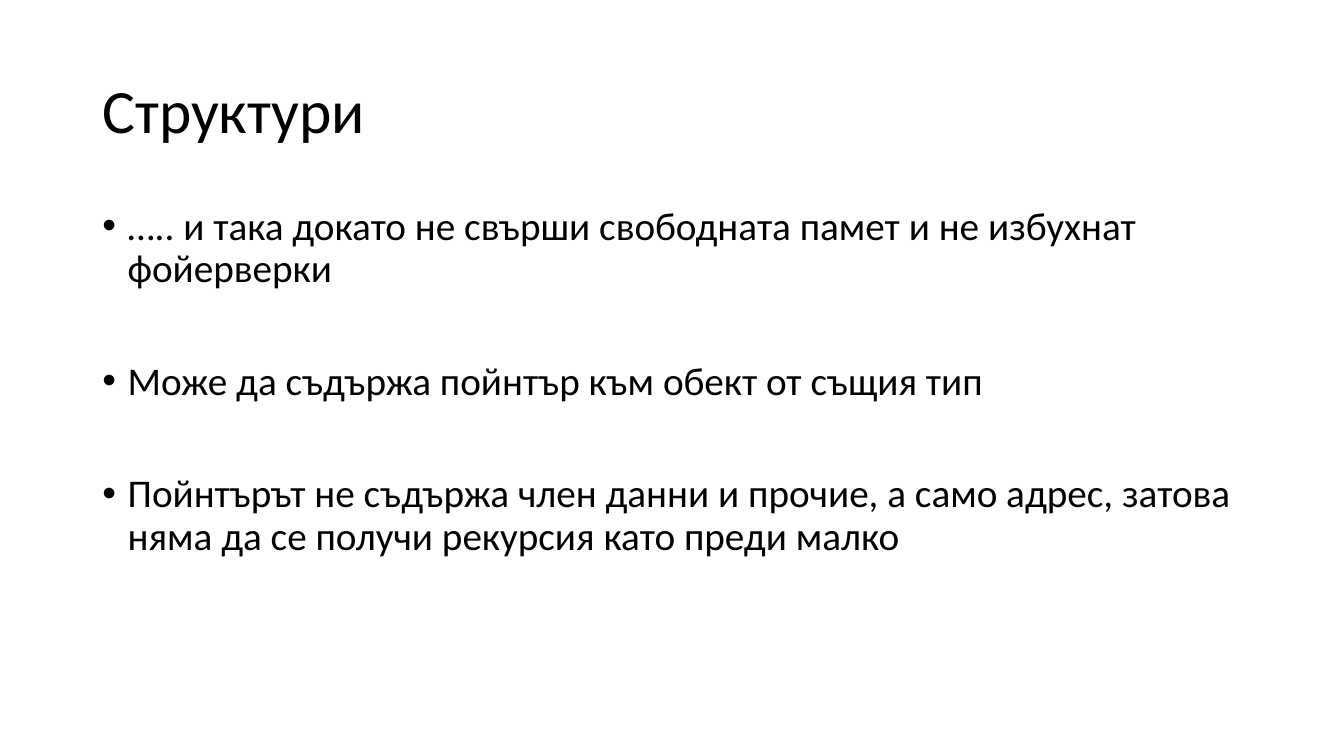
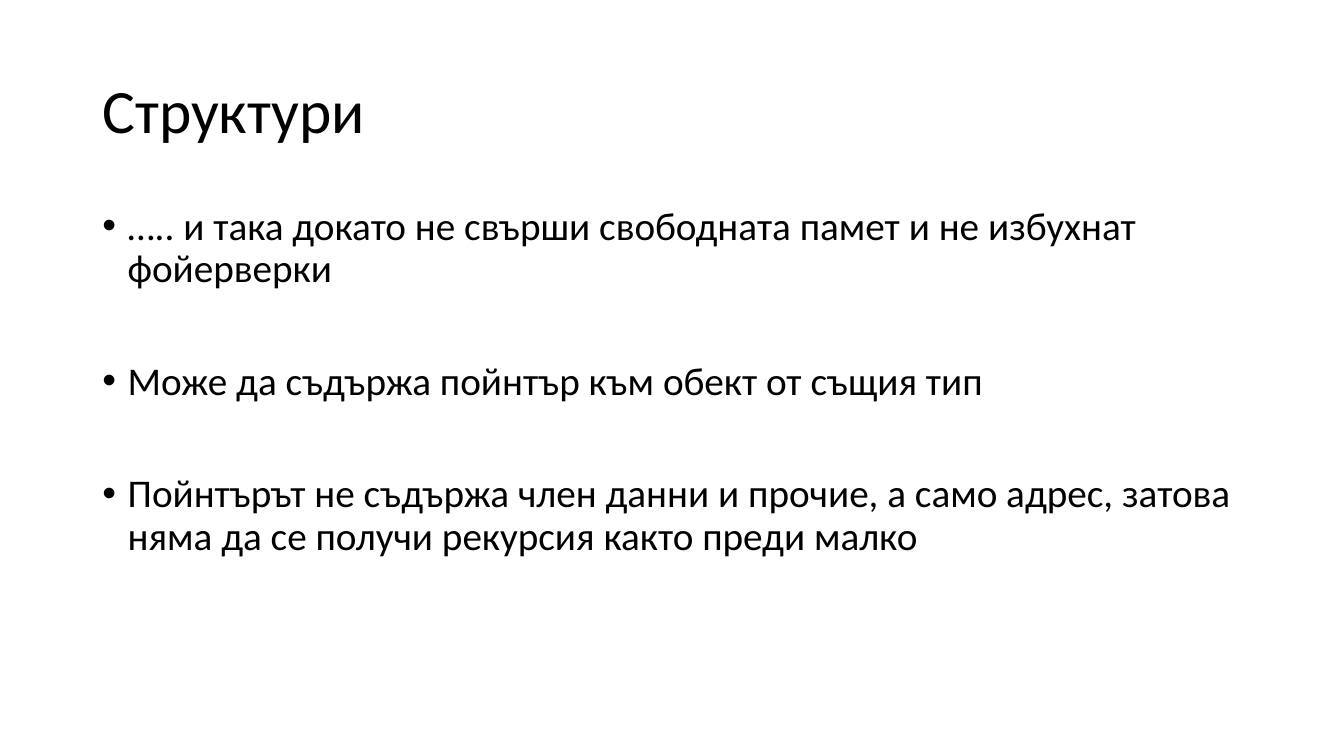
Before and after one commit to Mapmo/Uni-CPP, a slide deck: slide 96 of Introducing To Programming Materials/Consultation 3/Consultation3.pptx. Drawn at 1344x756 pixels with LibreOffice and Linux fonts; fonts in the diff are those of the drawing. Boxes give left, top, right and bottom in pixels: in the first picture for what was removed or moved away, otherwise in the second. Text is boxed around its words. In the diff, an @@ line names an element or a change of style, - is before the commit and + after.

```diff
--- a/Introducing To Programming Materials/Consultation 3/Consultation3.pptx
+++ b/Introducing To Programming Materials/Consultation 3/Consultation3.pptx
@@ text at (128, 480, 1230, 557): text changed @@
-• Пойнтърът не съдържа член данни и прочие, а само адрес, затова няма да се получи рекурсия като преди малко
+• Пойнтърът не съдържа член данни и прочие, а само адрес, затова няма да се получи рекурсия както преди малко
```
Also in this commit, not shown: 10 other slides changed, 1 slide added, 1 slide removed, 1 other file.
